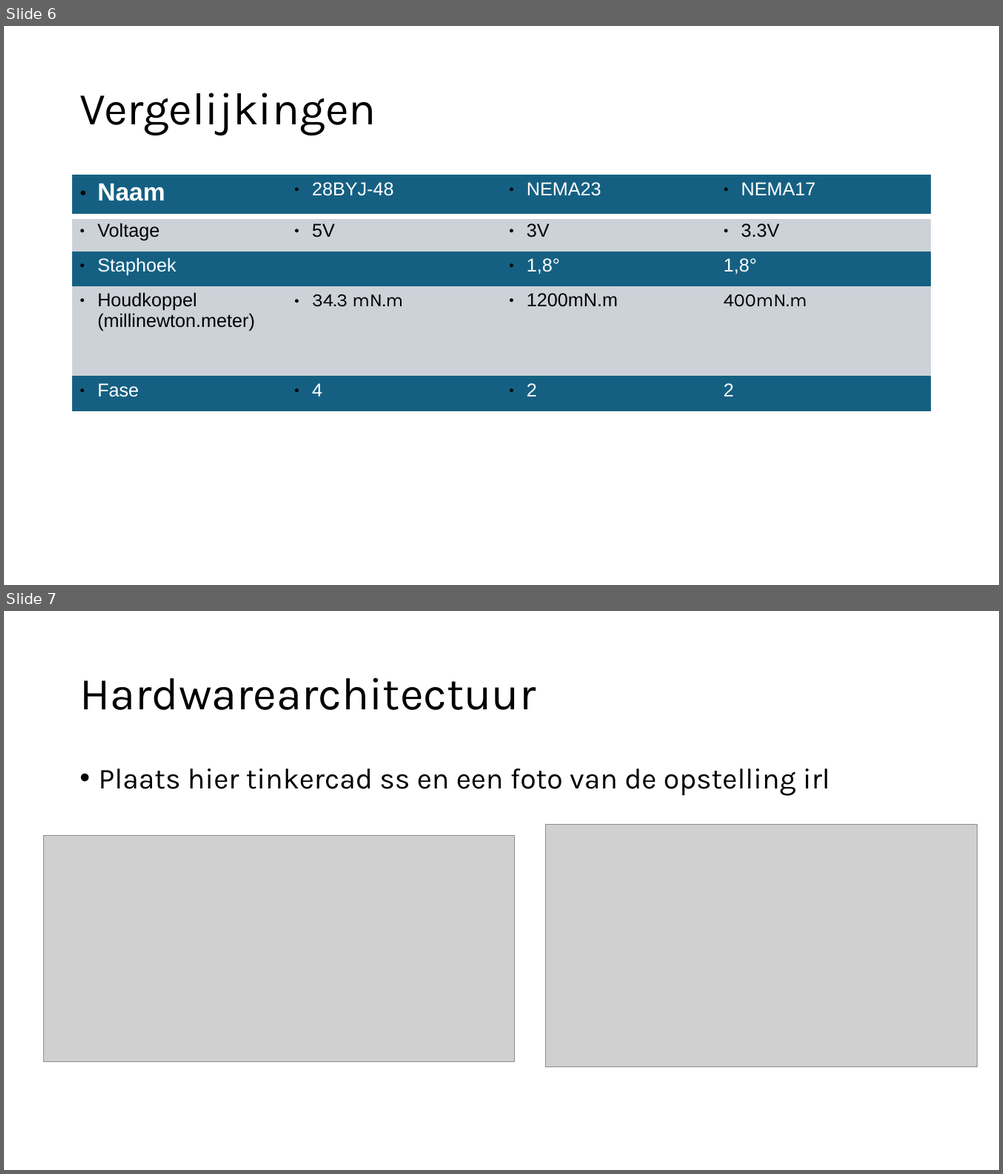
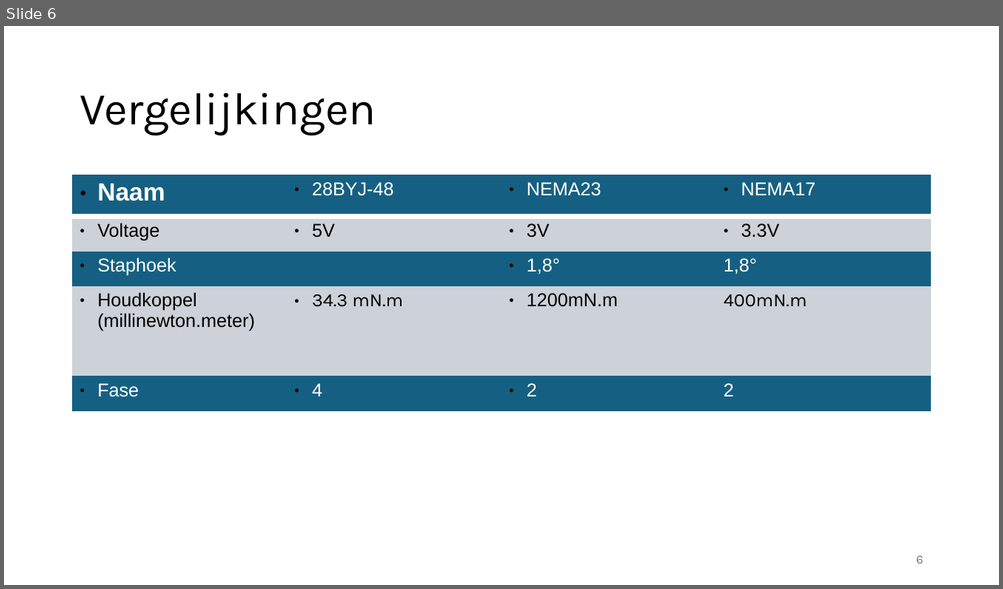
Before and after one commit to delamiro/Embedded-Stepper-Motor, a slide deck: docs/presentatie.odp. Shown one above the other, each under a label of ours: slides 6 and 7 before the commit, slide 6 after it. The pictures are 1003x1174 and 1003x589 pixels, drawn with LibreOffice and Linux fonts; fonts in the diff are those of the drawing; grey boxes stand for pictures. Boxes give left, top, right and bottom in pixels: in the first picture for what was removed or moved away, otherwise in the second. Text is boxed around its words. In the diff, an @@ line names an element or a change of style, - is before the commit and + after.

```diff
--- a/docs/presentatie.odp
+++ b/docs/presentatie.odp
@@ slide 7 removed at bbox=[4, 611, 999, 1170], background #FFFFFF @@
@@ title removed at bbox=[79, 678, 535, 710] @@
-Hardwarearchitectuur
@@ text removed at bbox=[99, 769, 830, 796] @@
-• Plaats hier tinkercad ss en een foto van de opstelling irl
@@ picture removed at bbox=[545, 825, 976, 1068] @@
@@ picture removed at bbox=[43, 835, 515, 1062] @@
@@ slide 6 changed as well @@
@@ page number added at bbox=[916, 556, 923, 564], 12 pt, text #767676 @@
+6
```
Also in this commit, not shown: 5 other slides changed, 4 slides added, 1 other slide removed.
